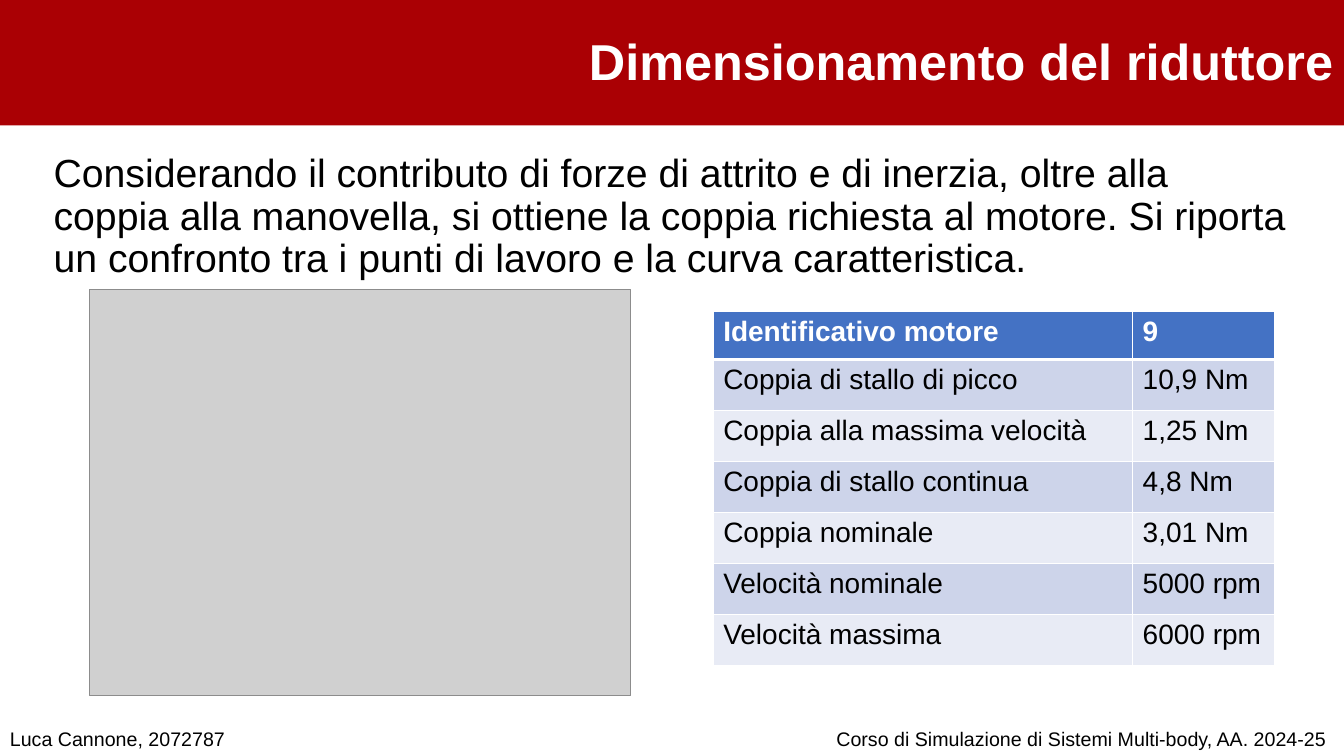
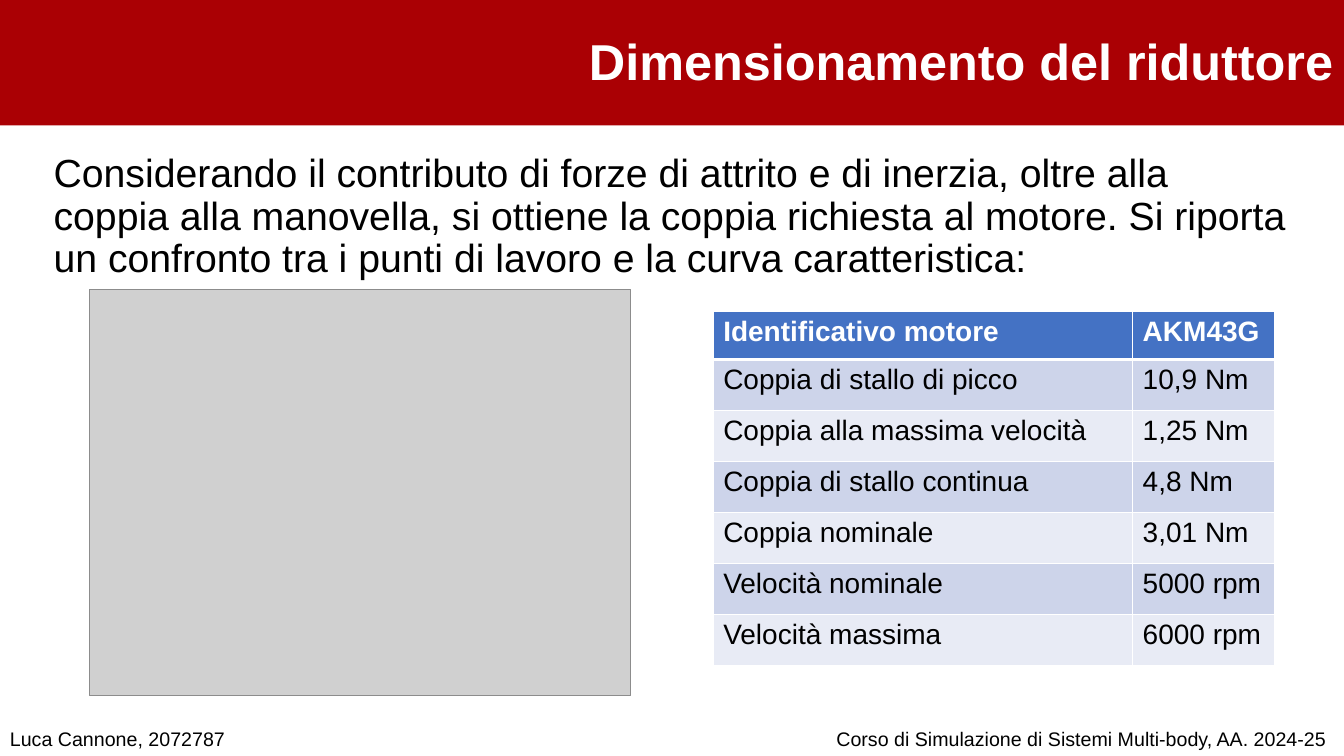
Before and after one commit to cannoneluca/Progetto_Simulazione_MultiBody, a slide deck: slide 21 of Presentazione .pptx. Drawn at 1344x756 pixels with LibreOffice and Linux fonts; fonts in the diff are those of the drawing; grey boxes stand for pictures; background and template pictures are left out. Boxes give left, top, right and bottom in pixels: in the first picture for what was removed or moved away, otherwise in the second. Text is boxed around its words. In the diff, an @@ line names an element or a change of style, - is before the commit and + after.

```diff
--- a/Presentazione .pptx
+++ b/Presentazione .pptx
@@ text at [54,158,1285,280]: text changed @@
-Considerando il contributo di forze di attrito e di inerzia, oltre alla coppia alla manovella, si ottiene la coppia richiesta al motore. Si riporta un confronto tra i punti di lavoro e la curva caratteristica.
+Considerando il contributo di forze di attrito e di inerzia, oltre alla coppia alla manovella, si ottiene la coppia richiesta al motore. Si riporta un confronto tra i punti di lavoro e la curva caratteristica:
@@ table at [714,312,1275,665] @@
-row 1, column 2: 9
+row 1, column 2: AKM43G
```
Also in this commit, not shown: 18 other slides changed, 1 slide added, 1 slide removed.
